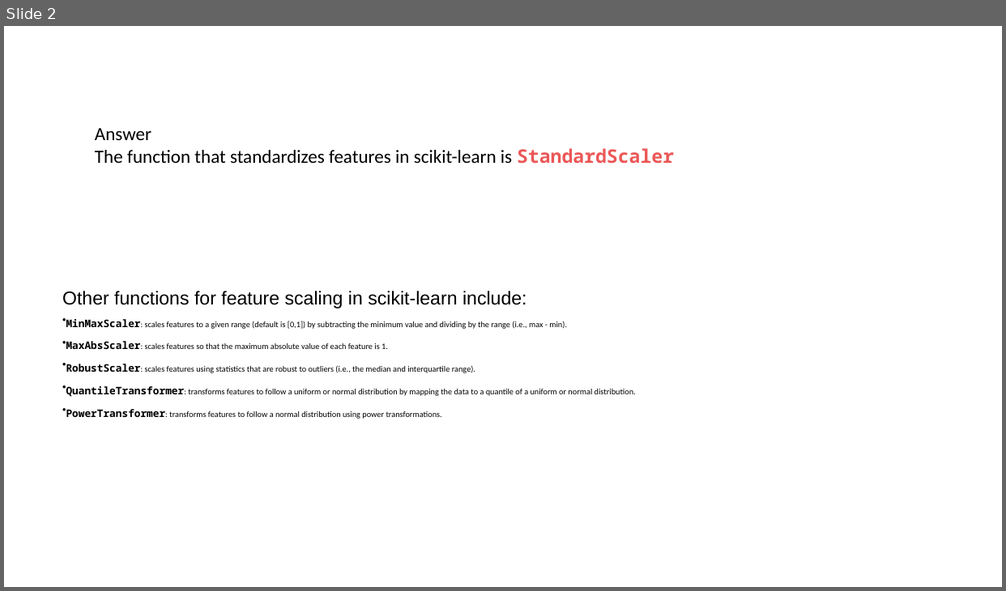
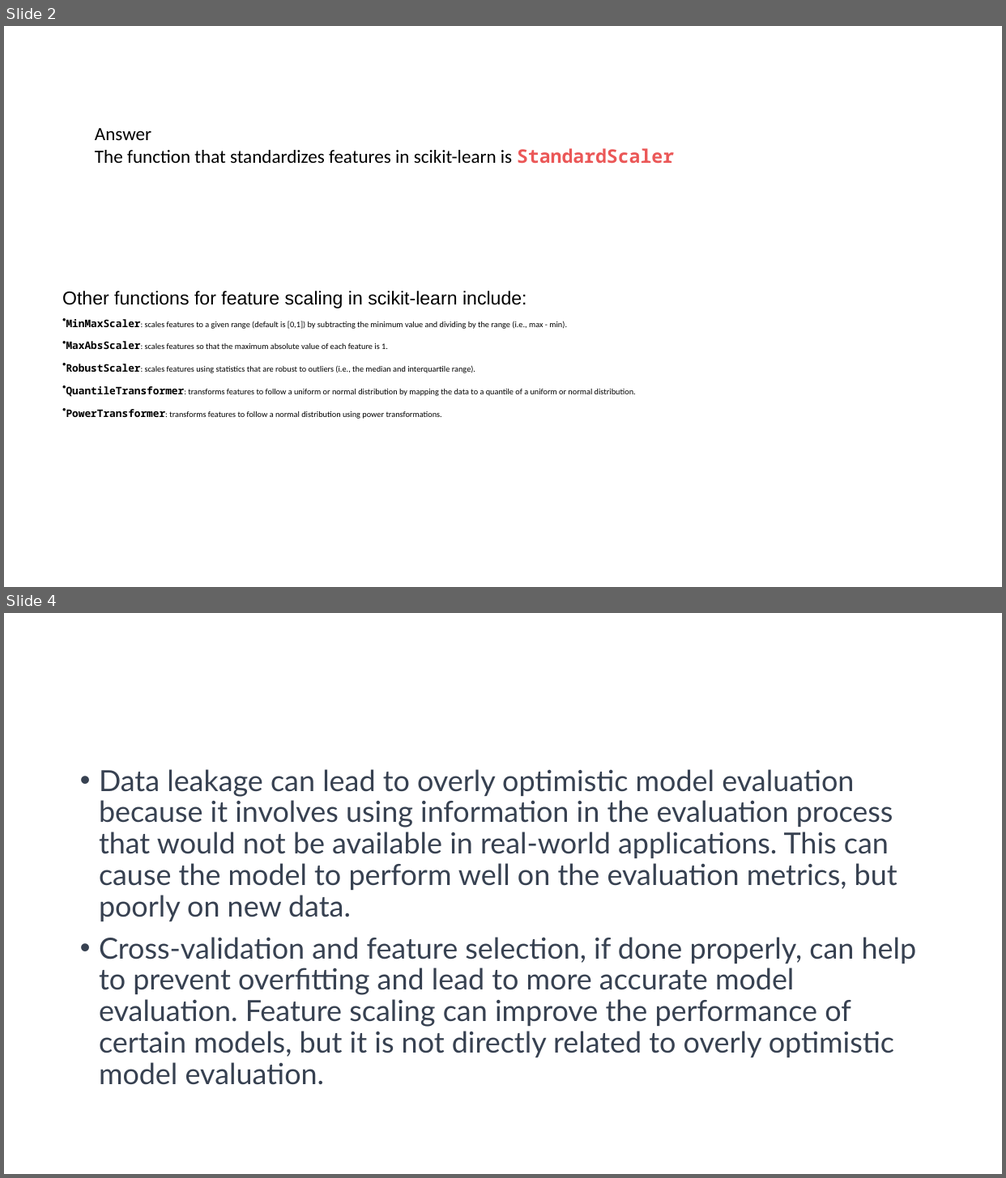
Before and after one commit to Saira55/Machine-Learning-Multiple-Choice-Questions, a slide deck: Machine Learning Quiz Question.pptx. Shown one above the other, each under a label of ours: slide 2 before the commit, slides 2 and 4 after it; the slides between them are not shown. The pictures are 1006x591 and 1006x1178 pixels, drawn with LibreOffice and Linux fonts; fonts in the diff are those of the drawing. Boxes give left, top, right and bottom in pixels: in the first picture for what was removed or moved away, otherwise in the second. Text is boxed around its words. In the diff, an @@ line names an element or a change of style, - is before the commit and + after.

```diff
--- a/Machine Learning Quiz Question.pptx
+++ b/Machine Learning Quiz Question.pptx
@@ slide 4 added at bbox=[4, 613, 1002, 1174], background #FFFFFF @@
@@ text added at bbox=[99, 769, 917, 1085], 28 pt, text #374151 @@
+• Data leakage can lead to overly optimistic model evaluation because it involves using information in the evaluation process that would not be available in real-world applications. This can cause the model to perform well on the evaluation metrics, but poorly on new data.
+• Cross-validation and feature selection, if done properly, can help to prevent overfitting and lead to more accurate model evaluation. Feature scaling can improve the performance of certain models, but it is not directly related to overly optimistic model evaluation.
```
Also in this commit, not shown: 1 other slide added.
